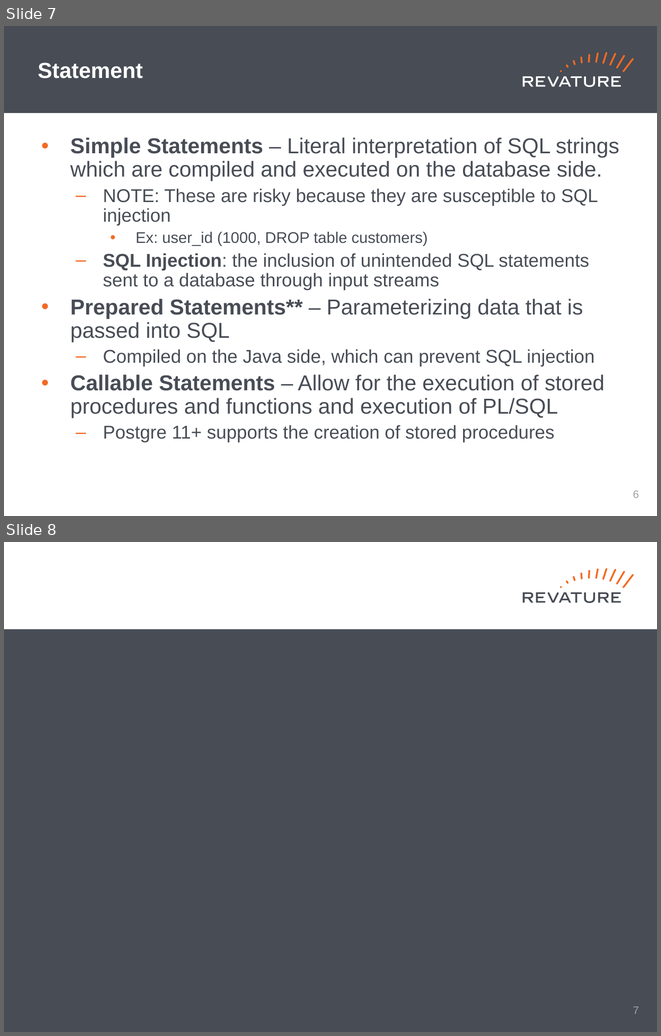
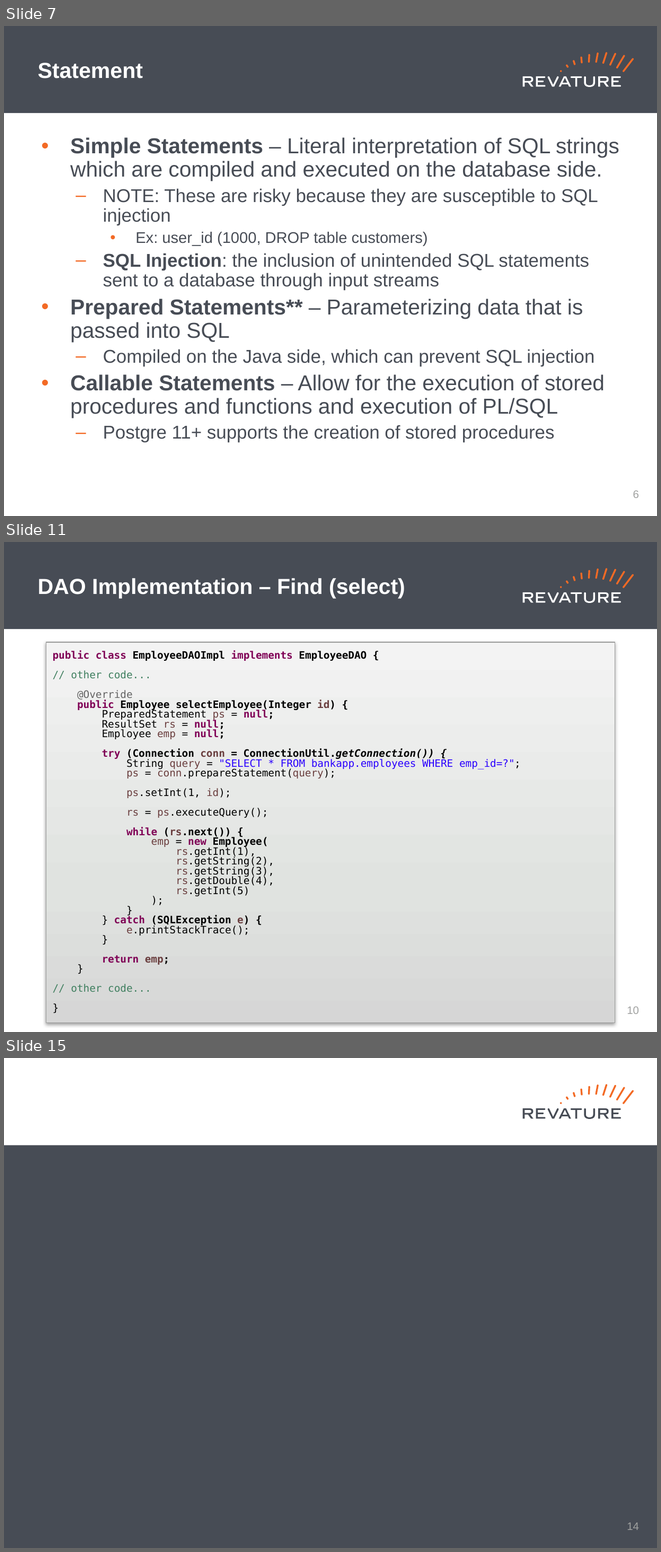
Before and after one commit to jhigherevature/8302021_RAP, a slide deck: powerpoints/Day_26.pptx. Shown one above the other, each under a label of ours: slides 7 and 8 before the commit, slides 7, 11 and 15 after it; the slides between them are not shown. The pictures are 661x1036 and 661x1552 pixels, drawn with LibreOffice and Linux fonts; fonts in the diff are those of the drawing. Boxes give left, top, right and bottom in pixels: in the first picture for what was removed or moved away, otherwise in the second. Text is boxed around its words. In the diff, an @@ line names an element or a change of style, - is before the commit and + after.

```diff
--- a/powerpoints/Day_26.pptx
+++ b/powerpoints/Day_26.pptx
@@ slide 11 added at <box>4,542,657,1032</box>, background #FFFFFF; not listed: 19 template elements that a slide beside it also shows @@
@@ title added at <box>38,578,405,598</box>, 24 pt, text #FFFFFF, bold @@
+DAO Implementation – Find (select)
@@ rectangle added at <box>46,642,615,1023</box>, fill gradient #D6D7D6 to #E2E2E2 to #F4F4F4, outline #9C9D9C 0.75 pt, 11.2 pt, text #000000 @@
+public class EmployeeDAOImpl implements EmployeeDAO {
+// other code...
+@Override
+public Employee selectEmployee(Integer id) {
+PreparedStatement ps = null;
+ResultSet rs = null;
+Employee emp = null;
+try (Connection conn = ConnectionUtil.getConnection()) {
+String query = "SELECT * FROM bankapp.employees WHERE emp_id=?";
+ps = conn.prepareStatement(query);
+ps.setInt(1, id);
+rs = ps.executeQuery();
+while (rs.next()) {
+emp = new Employee(
+rs.getInt(1),
+rs.getString(2),
+rs.getString(3),
+rs.getDouble(4),
+rs.getInt(5)
+);
+}
+} catch (SQLException e) {
+e.printStackTrace();
+}
+return emp;
+}
+// other code...
+}
@@ page number added at <box>627,1006,639,1014</box>, 12 pt, text #A0A1A0 @@
+10
@@ what was slide 8 is now slide 15 @@
@@ page number at <box>627,1522,639,1530</box>: text changed @@
-7
+14
```
Also in this commit, not shown: 6 other slides added, 4 other files.
